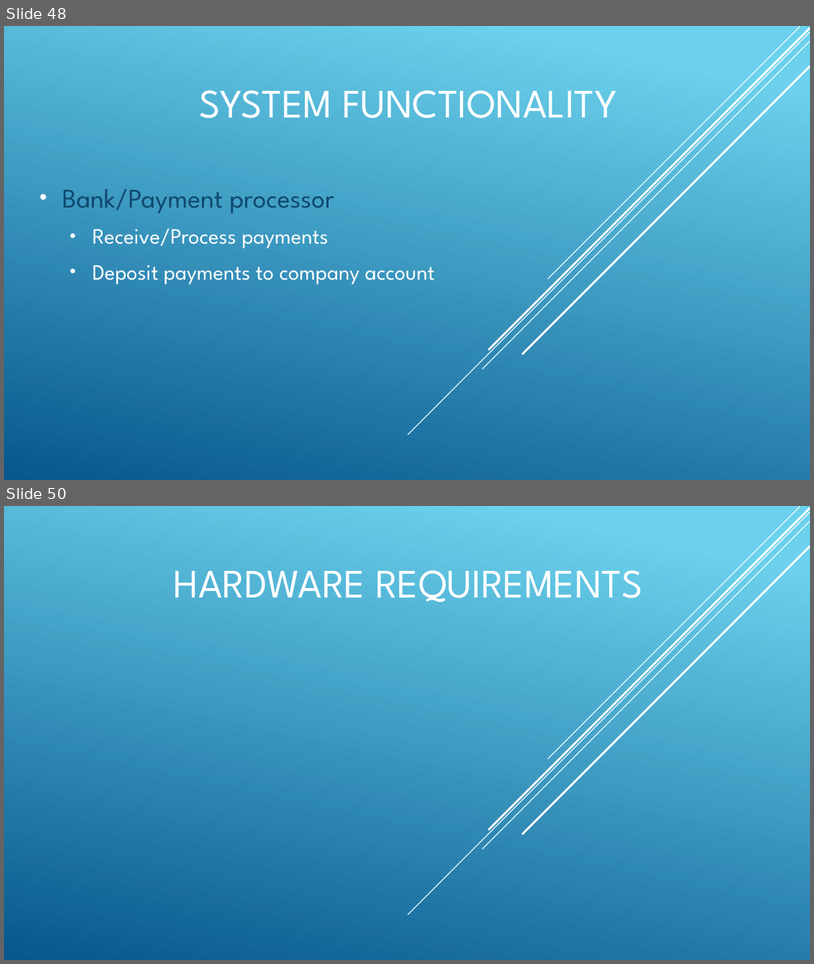
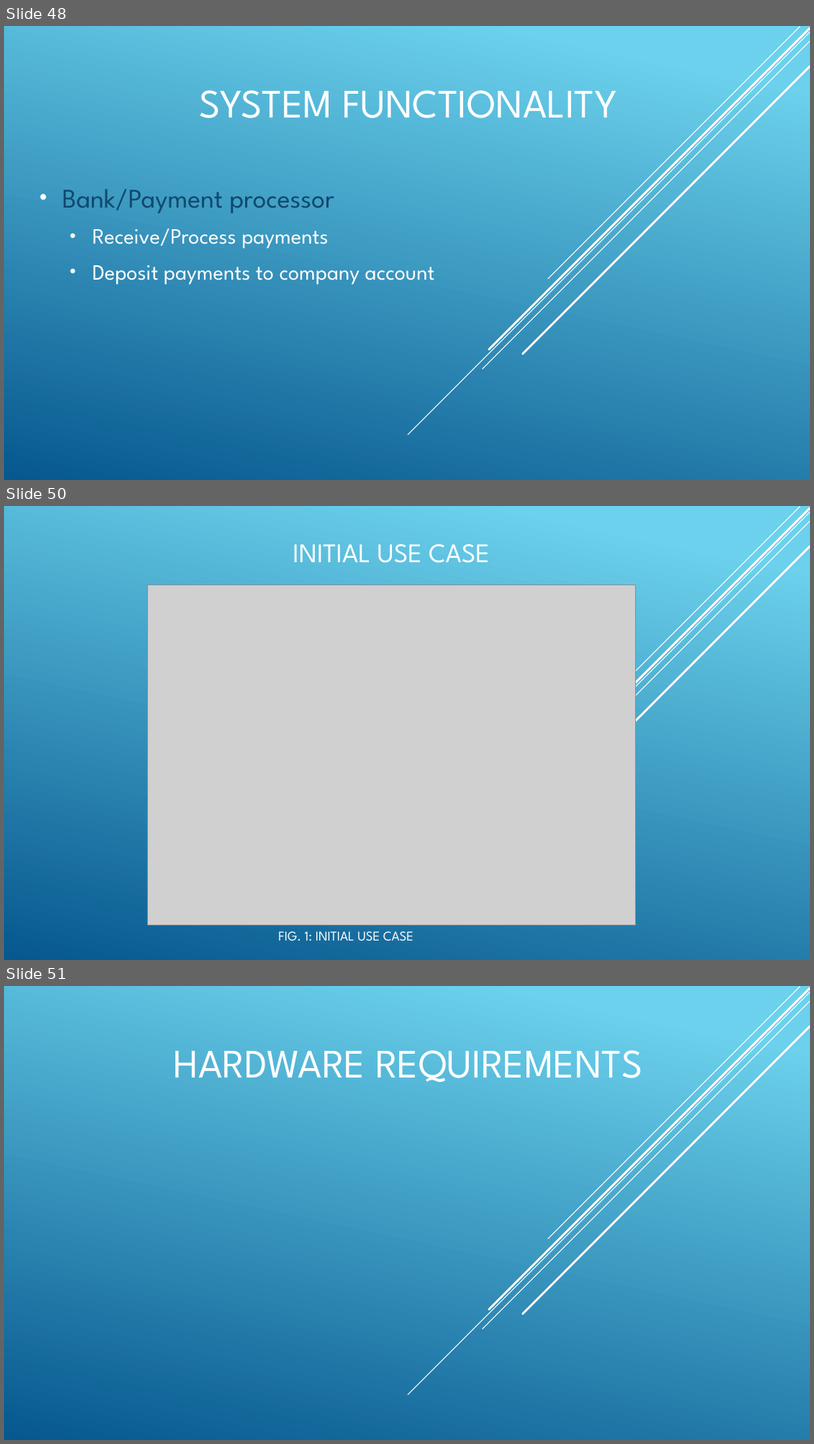
Before and after one commit to MJSween/ICS370_GRP_PROJECT, a slide deck: Inception_Phase.pptx. Shown one above the other, each under a label of ours: slides 48 and 50 before the commit, slides 48, 50 and 51 after it; the slides between them are not shown. The pictures are 814x964 and 814x1444 pixels, drawn with LibreOffice and Linux fonts; fonts in the diff are those of the drawing; grey boxes stand for pictures. Boxes give left, top, right and bottom in pixels: in the first picture for what was removed or moved away, otherwise in the second. Text is boxed around its words. In the diff, an @@ line names an element or a change of style, - is before the commit and + after.

```diff
--- a/Inception_Phase.pptx
+++ b/Inception_Phase.pptx
@@ slide 50 added at box(4, 506, 810, 960), background gradient #6ED2EB to #06588E; not listed: 5 template elements that a slide beside it also shows @@
@@ title added at box(293, 544, 490, 563), 32 pt, text #FFFFFF @@
+INITIAL USE CASE
@@ picture added at box(148, 584, 635, 925) @@
@@ text added at box(278, 931, 414, 941), 16 pt, text #FFFFFF @@
+FIG. 1: INITIAL USE CASE
@@ what was slide 50 is now slide 51 @@
```
Also in this commit, not shown: 1 slide changed.
